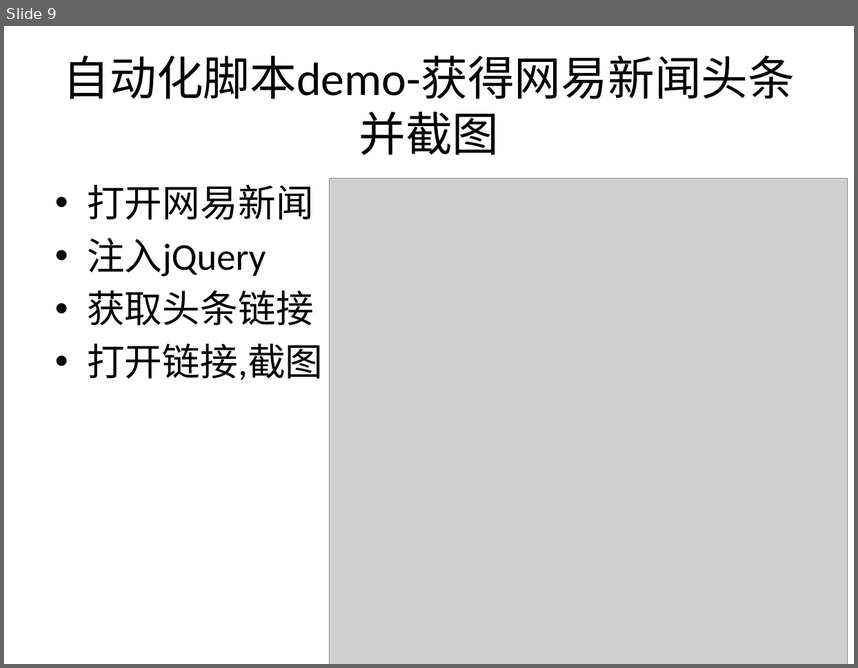
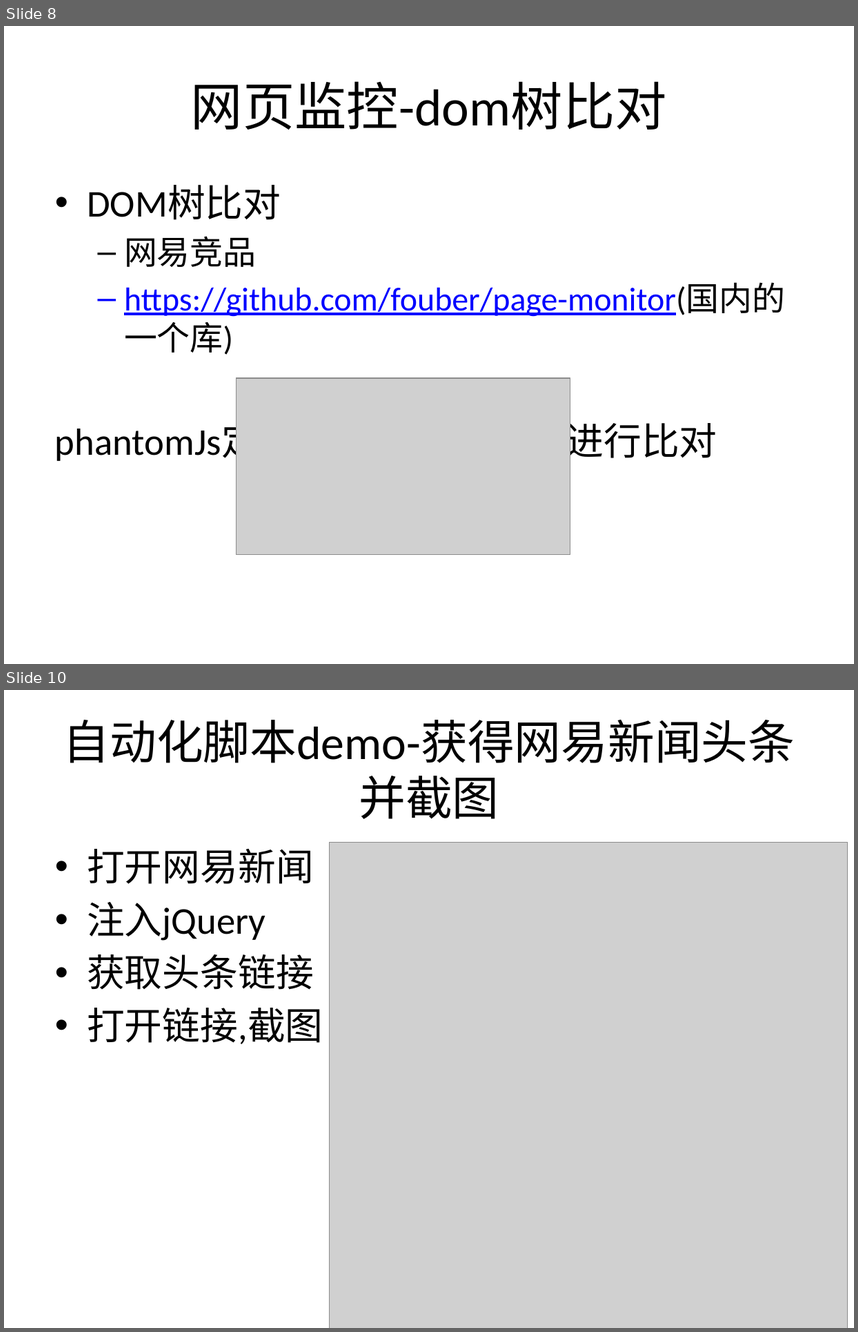
Before and after one commit to zcs19871221/mydoc, a slide deck: phantomJs介绍-张成思.pptx. Shown one above the other, each under a label of ours: slide 9 before the commit, slides 8 and 10 after it; the slides between them are not shown. The pictures are 858x668 and 858x1332 pixels, drawn with LibreOffice and Linux fonts; fonts in the diff are those of the drawing; grey boxes stand for pictures. Boxes give left, top, right and bottom in pixels: in the first picture for what was removed or moved away, otherwise in the second. Text is boxed around its words. In the diff, an @@ line names an element or a change of style, - is before the commit and + after.

```diff
--- a/phantomJs介绍-张成思.pptx
+++ b/phantomJs介绍-张成思.pptx
@@ slide 8 added at [4,26,854,664], background #FFFFFF @@
@@ title added at [191,81,667,129], 44 pt, text #000000 @@
+网页监控-dom树比对
@@ text added at [55,185,785,464], 28 pt, text #000000 @@
+• DOM树比对
+  – 网易竞品
+  – https://github.com/fouber/page-monitor(国内的一个库)
+phantomJs定时抓取,同结构dom进行比对
@@ picture added at [236,378,570,554] @@
@@ what was slide 9 is now slide 10 @@
```
Also in this commit, not shown: 7 slides changed, 1 other slide added, 2 slides removed, 1 other file.
